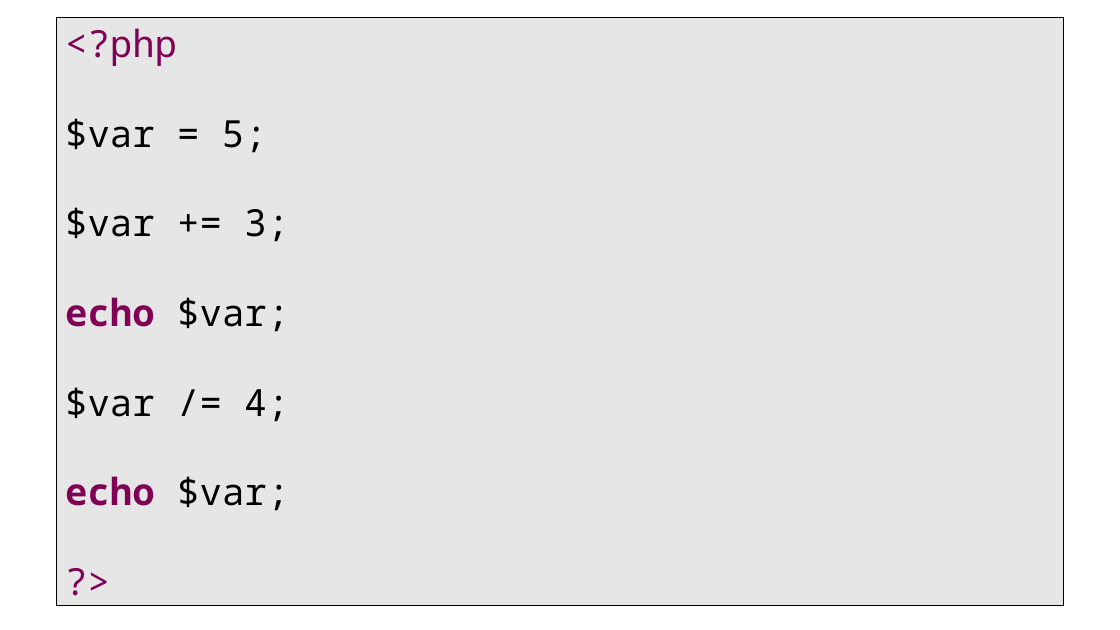
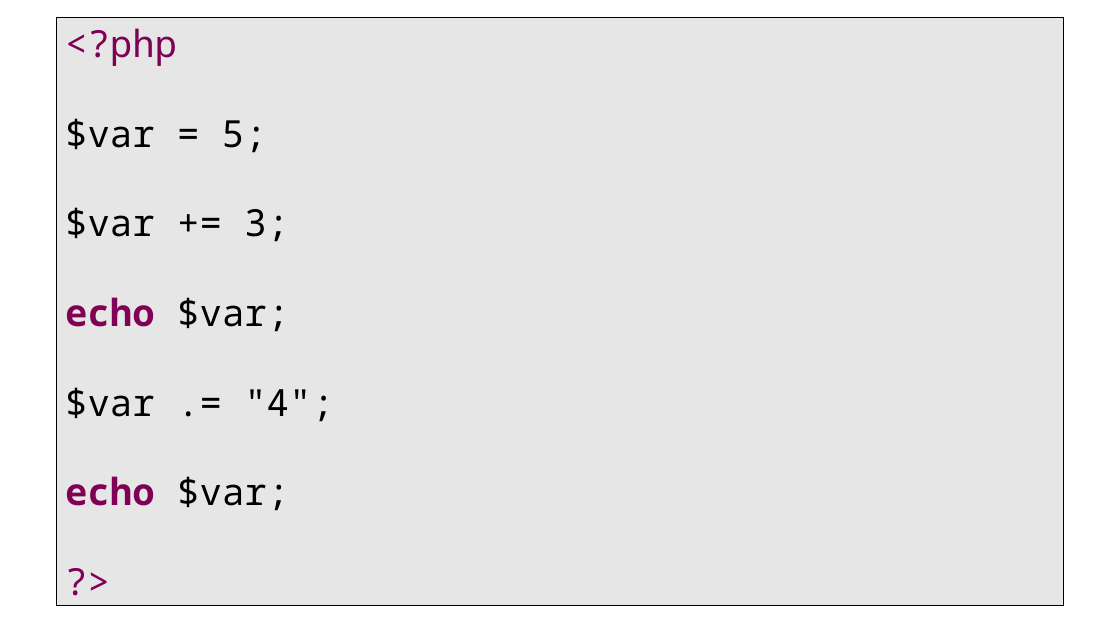
Before and after one commit to PHPEmbark/curriculum, a slide deck: slide 33 of course/1 - Basic Programming/Basics Of Programming.pptx (slide 29 before the commit). Drawn at 1120x630 pixels with LibreOffice and Linux fonts; fonts in the diff are those of the drawing. Boxes give left, top, right and bottom in pixels: in the first picture for what was removed or moved away, otherwise in the second. Text is boxed around its words. In the diff, an @@ line names an element or a change of style, - is before the commit and + after.

```diff
--- a/course/1 - Basic Programming/Basics Of Programming.pptx
+++ b/course/1 - Basic Programming/Basics Of Programming.pptx
@@ text at [65, 387, 334, 422]: text changed @@
-$var /= 4;
+$var .= "4";
```
Also in this commit, not shown: 3 other slides changed, 1 slide added, 1 slide removed.
